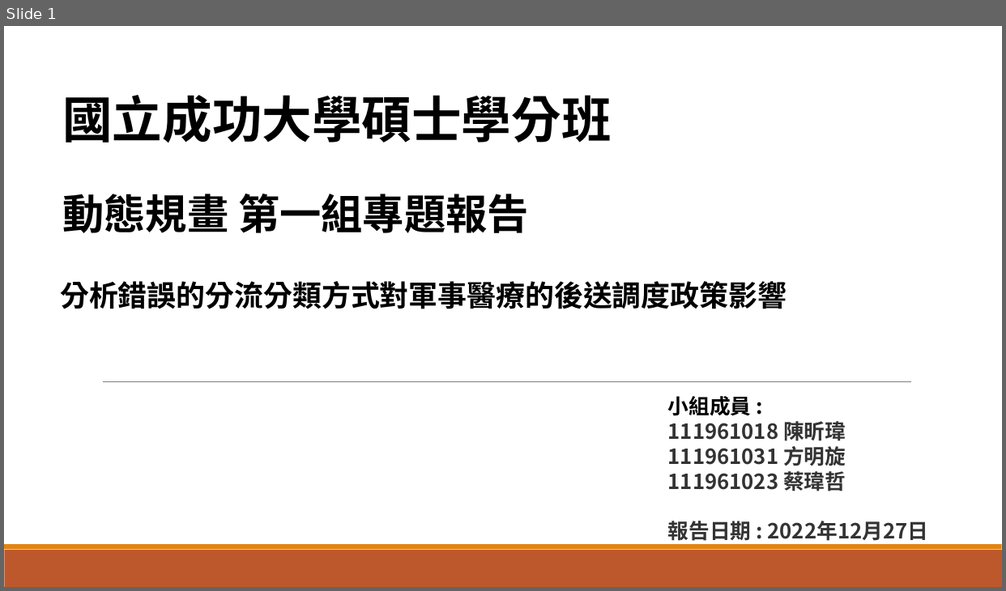
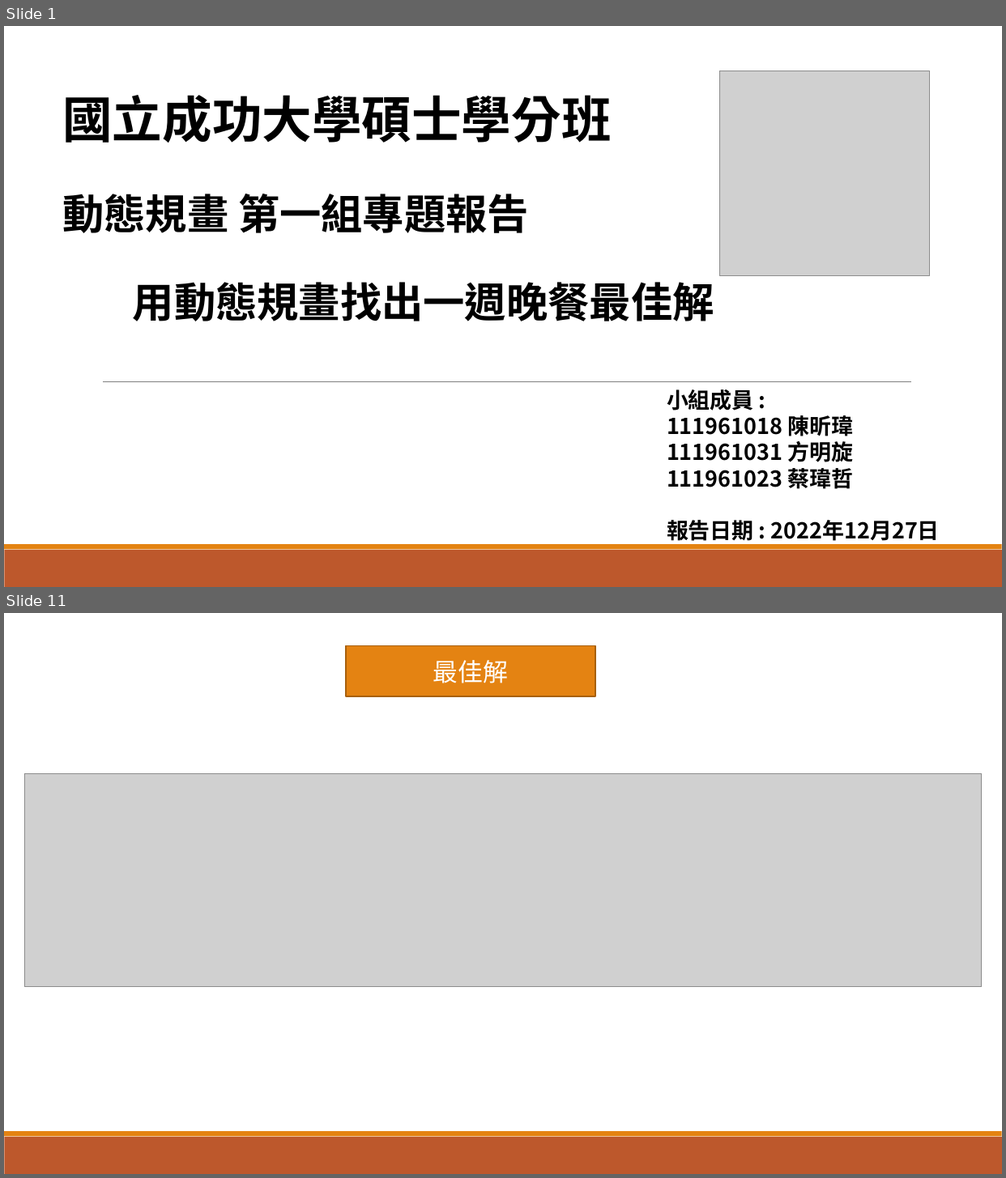
Before and after one commit to BangkokPicasso/Dynamic_Programming, a slide deck: Dynamic_Programming.pptx. Shown one above the other, each under a label of ours: slide 1 before the commit, slides 1 and 11 after it; the slides between them are not shown. The pictures are 1006x591 and 1006x1178 pixels, drawn with LibreOffice and Linux fonts; fonts in the diff are those of the drawing; grey boxes stand for pictures. Boxes give left, top, right and bottom in pixels: in the first picture for what was removed or moved away, otherwise in the second. Text is boxed around its words. In the diff, an @@ line names an element or a change of style, - is before the commit and + after.

```diff
--- a/Dynamic_Programming.pptx
+++ b/Dynamic_Programming.pptx
@@ slide 11 added at [4, 613, 1002, 1174], background #FFFFFF; not listed: 2 template elements that a slide beside it also shows @@
@@ rectangle added at [345, 646, 594, 697], fill #E48312, outline #A9610D 1.25 pt, 24 pt, text #FFFFFF @@
+最佳解
@@ picture added at [24, 774, 982, 987] @@
@@ slide 1 changed as well @@
@@ picture added at [720, 71, 929, 276] @@
@@ text at [133, 282, 714, 322]: text changed; size 28 to 40 pt @@
-分析錯誤的分流分類方式對軍事醫療的後送調度政策影響
+用動態規畫找出一週晚餐最佳解
@@ text "小組成員 :": place and size @@
-text "小組成員 :" at [668, 396, 929, 541]
+text "小組成員 :" at [667, 390, 940, 545]
@@ text "小組成員 :" at [667, 390, 940, 545]: size 20 to 21 pt, text colour #333333 to #000000 @@
```
Also in this commit, not shown: 11 other slides added, 1 slide removed.
